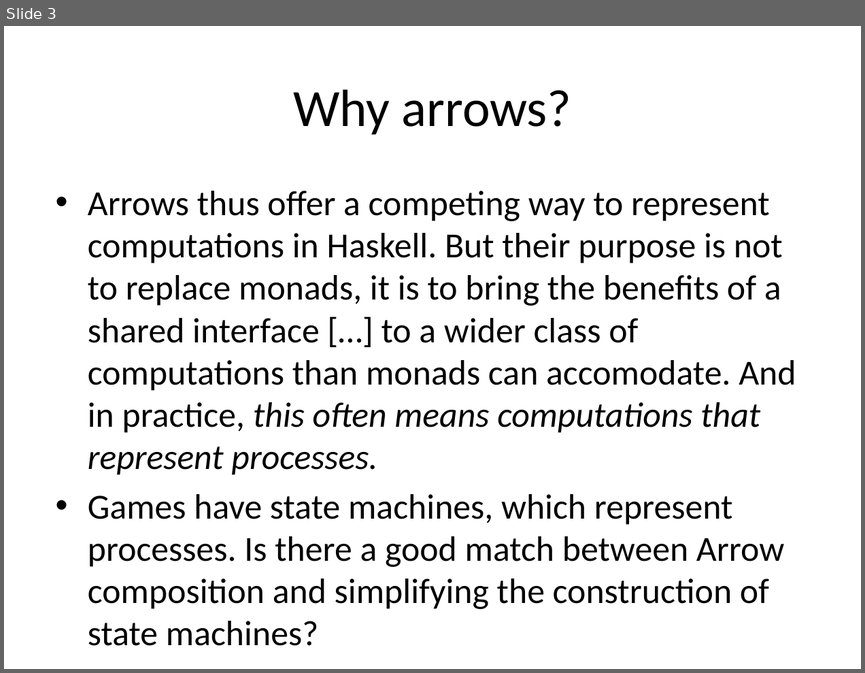
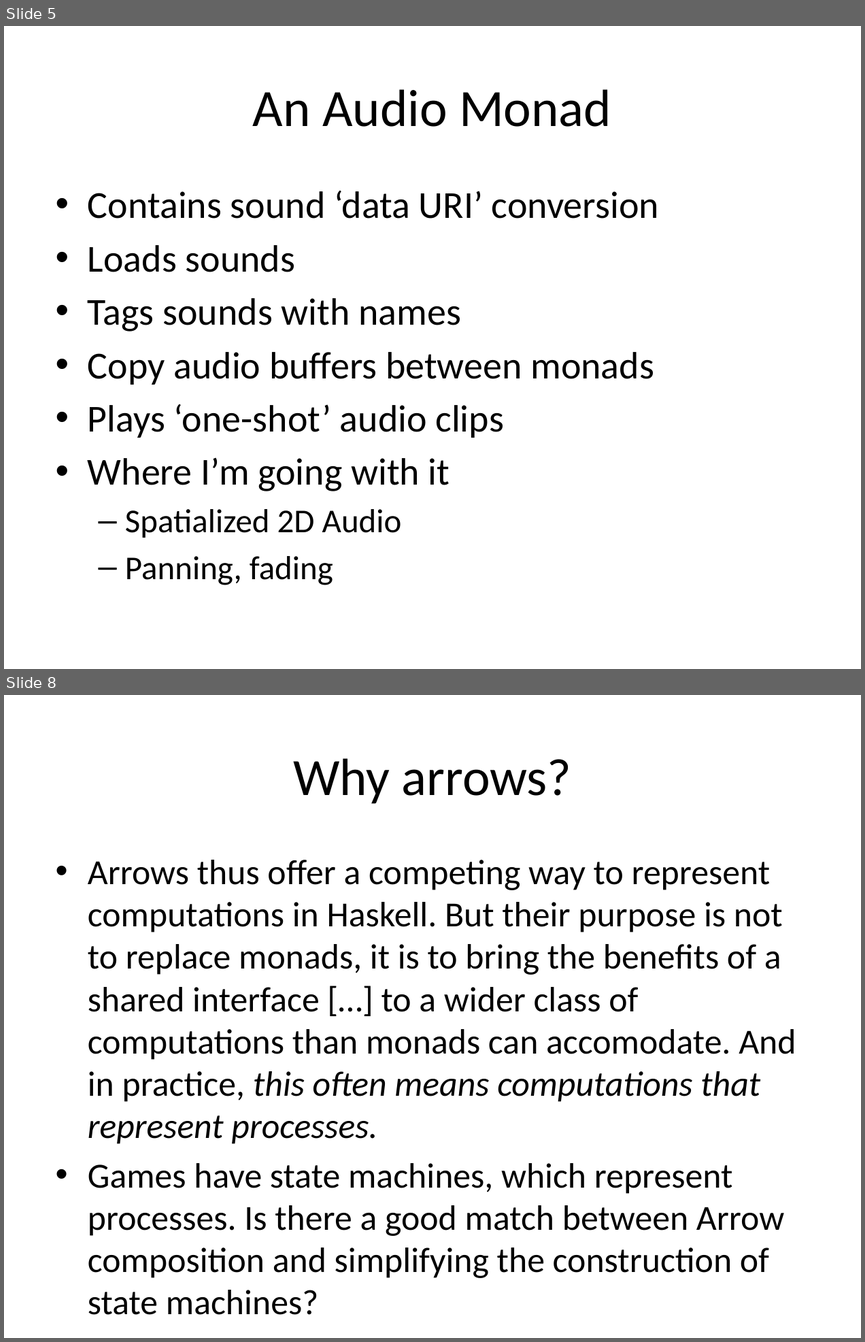
Before and after one commit to enright/arrowlets, a slide deck: MonadsOfDoomArrowsOfTime.pptx. Shown one above the other, each under a label of ours: slide 3 before the commit, slides 5 and 8 after it; the slides between them are not shown. The pictures are 865x673 and 865x1342 pixels, drawn with LibreOffice and Linux fonts; fonts in the diff are those of the drawing. Boxes give left, top, right and bottom in pixels: in the first picture for what was removed or moved away, otherwise in the second. Text is boxed around its words. In the diff, an @@ line names an element or a change of style, - is before the commit and + after.

```diff
--- a/MonadsOfDoomArrowsOfTime.pptx
+++ b/MonadsOfDoomArrowsOfTime.pptx
@@ slide 5 added at [4, 26, 861, 669], background #FFFFFF @@
@@ title added at [253, 89, 611, 127], 44 pt, text #000000 @@
+An Audio Monad
@@ text added at [88, 191, 659, 585], 32 pt, text #000000 @@
+• Contains sound ‘data URI’ conversion
+• Loads sounds
+• Tags sounds with names
+• Copy audio buffers between monads
+• Plays ‘one-shot’ audio clips
+• Where I’m going with it
+  – Spatialized 2D Audio
+  – Panning, fading
@@ what was slide 3 is now slide 8 @@
```
Also in this commit, not shown: 2 slides changed, 4 other slides added.
